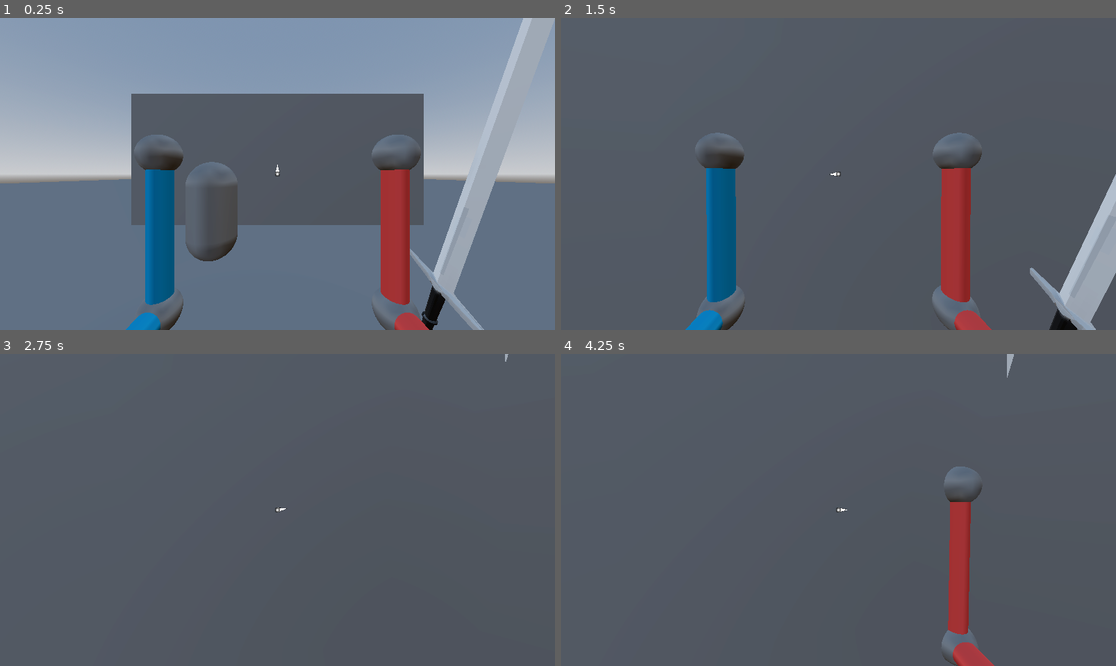
Above: before the commit, frames 1-4 (two rows, left to right).
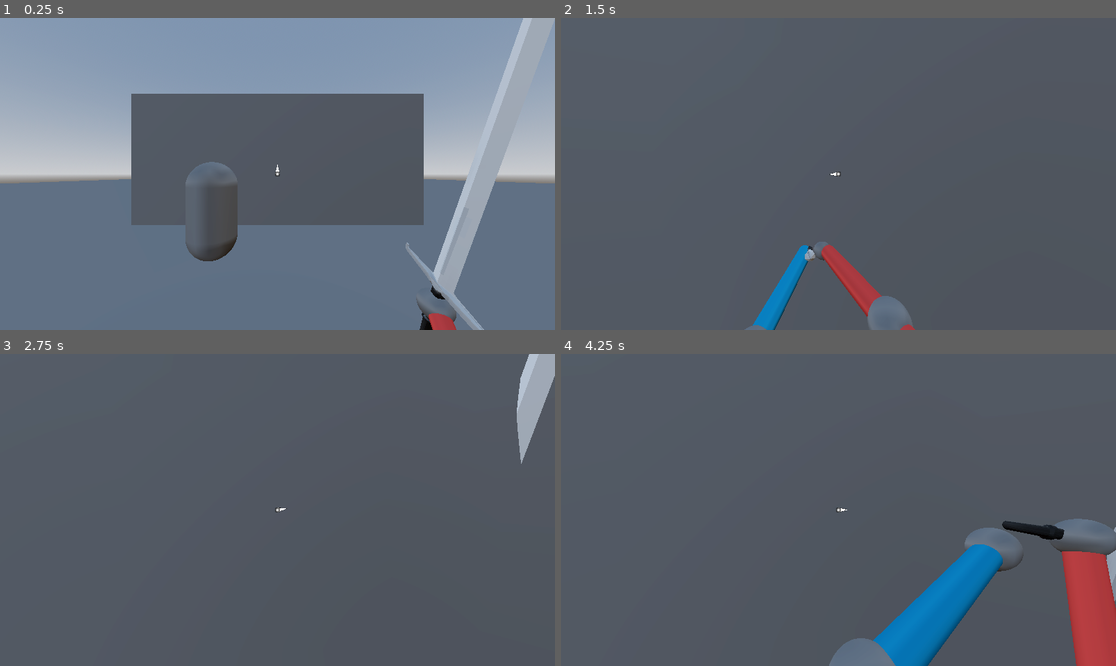
Above: after the commit, the same moments.

Repository: NoseCat/SwordPlay
Game: Godot game, scene res://Basic/level.tscn
Same seed, same stepped clock (60 frames per second), same inputs: the game is played once before the commit and once after it.
Inputs (mouse positions are in pixels of both pictures, inside the frame that each line leads up to):
- Up to frame 1 (0.25 s): no input
- Up to frame 2 (1.5 s): tap Enter (ui_accept) at 0.5, 0.77 s; move the mouse to (866, 174) at 0.52 s; hold Up (ui_up) from 0.53 s (still down); click (866, 174) at 0.6 s; move the mouse to (810, 174) at 1.27 s; click (810, 174) at 1.35 s
- Up to frame 3 (2.75 s): keep holding Up (ui_up); tap Enter (ui_accept) at 1.52 s; move the mouse to (288, 503) at 2.02 s; click (288, 503) at 2.1 s
- Up to frame 4 (4.25 s): keep holding Up (ui_up); tap Enter (ui_accept) at 2.75, 3.02, 3.5, 3.77 s; move the mouse to (832, 516) at 2.77 s; click (832, 516) at 2.85 s; move the mouse to (877, 513) at 3.52 s; click (877, 513) at 3.6 s

The runs differ from the first frame. In frame 1, 6.4% of the frame differs, in the area x 22-83%, y 37-100%; in frame 2, 12%, in the area x 22-100%, y 36-100%; in frame 3, 1.4%; in frame 4, 11%.
Error before the commit: Parse Error: Preload file "res://blood_spatter.tscn" does not exist. (res://Sword/sword.gd:56)

Commit message:
sword-rewrite

Diff:
--- a/Blood/blood_spatter_mesh.gd
+++ b/Blood/blood_spatter_mesh.gd
@@ -43,7 +43,7 @@
 	var mat := get_surface_override_material(0)
 	if mat == null or not (mat is ShaderMaterial):
 		mat = ShaderMaterial.new()
-		mat.shader = preload("res://blood.gdshader")
+		mat.shader = preload("res://Blood/blood.gdshader")
 		set_surface_override_material(0, mat)
 
 	var count := randi_range(min_points, max_points) if randomize_count else point_count
--- a/StateMachine/State.gd
+++ b/StateMachine/State.gd
@@ -2,6 +2,7 @@
 extends RefCounted
 
 var name: String
+func init() -> void: pass
 func enter() -> void: pass
 func exit() -> void: pass
 func process(delta: float) -> void: pass
--- a/StateMachine/StateMachine.gd
+++ b/StateMachine/StateMachine.gd
@@ -16,6 +16,7 @@
 	state.name = _name
 	states[state.name] = state
 	state.host = host
+	state.init()
 
 func add(state: State):
 	add_state(state, state.get_script().get_global_name())
--- a/Sword/states/SwordIdle.gd
+++ b/Sword/states/SwordIdle.gd
@@ -2,10 +2,7 @@
 extends State
 
 func enter():
-	host.swing_angle = 0.0
-
-	host.local_q = host.idle_q
-	host.sword_transform = host.idle_pos.transform
+	pass
 
 func process(_delta: float):
 	if Input.is_action_just_pressed("LMB"):
--- a/Sword/states/SwordSwing.gd
+++ b/Sword/states/SwordSwing.gd
@@ -1,14 +1,16 @@
-# SwordSwing.gd
 class_name SwordSwing
 extends State
 
 func enter():
-	host.sword_transform = host.swing_pos.transform
+	host.pivot_q = host.pivot_swing_q
+	host.sword_t = host.sword_swing_t #need guarantee proper transform
 	host.swing_angle = 0.0
+	host.stop_anims()
 
 func process(delta: float):
-	host.local_q = host.swing_dir_q * Quaternion(Vector3.UP, host.swing_angle)
+	host.swing_angle += host.swing_speed * delta
 
-	host.swing_angle += host.swing_speed * delta
+	host.pivot_q = host.pivot_swing_q * Quaternion(Vector3.UP, host.swing_angle)
+
 	if host.swing_angle >= host.max_swing_angle:
 		machine.change("SwordWinddown")
--- a/Sword/states/SwordWinddown.gd
+++ b/Sword/states/SwordWinddown.gd
@@ -1,22 +1,22 @@
 class_name SwordWinddown
 extends State
 
-var interp_t := 0.0
-
-var swing_left_q: Quaternion = Quaternion() #left as in leave
-var swing_left_sword_t: Transform3D = Transform3D()
+func init() -> void:
+	host.winddown_timer.timeout.connect(_on_winddown_done)
 
 func enter():
-	interp_t = 0.0
-	host.sword_transform = host.swing_pos.transform
-	swing_left_q = host.local_q #not exactly
-	swing_left_sword_t = host.sword_transform
+	host.tween_pivot(host.pivot_idle_q, host.winddown_anim_time)
+	host.tween_sword(host.sword_idle_t, host.winddown_anim_time)
+
+	host.swing_angle = 0.0
+	host.winddown_timer.start()
+
 
 func process(delta: float):
-	interp_t += delta
-	var k = clamp(interp_t / host.winddown_time, 0.0, 1.0)
-	host.local_q = swing_left_q.slerp(host.idle_q, k)
-	host.sword_transform = swing_left_sword_t.interpolate_with(host.idle_pos.transform, k)
+	pass
 
-	if interp_t >= host.winddown_time:
-		machine.change("SwordIdle")
+func exit() -> void:
+	host.winddown_timer.stop()
+
+func _on_winddown_done():
+	change("SwordIdle")
--- a/Sword/states/SwordWindup.gd
+++ b/Sword/states/SwordWindup.gd
@@ -2,26 +2,23 @@
 class_name SwordWindup
 extends State
 
-var interp_t := 0.0
+func init() -> void:
+	host.windup_timer.timeout.connect(_on_windup_done)
 
 func enter():
-	var crosshair_angle = host.crosshair.get_direction().angle_to(Vector2.RIGHT)
-	host.swing_dir_q = Quaternion(Vector3.FORWARD, -crosshair_angle).normalized()
+	#anims
+	host.tween_pivot(host.pivot_swing_q, host.windup_anim_time)
+	host.tween_sword(host.sword_swing_t, host.windup_anim_time)
+	host.animate("wind", host.windup_time)
 
-	interp_t = 0.0 #starting pos, drop to idle
-	host.local_q = Quaternion.IDENTITY
-	host.sword_transform = host.idle_pos.transform
-
-	#anim takes priority over code driven changes
-	var anim = host.anim_player.get_animation("wind")
-	var speed = anim.length / host.windup_time
-	host.anim_player.play("wind", -1.0, speed, false)
+	#logic
+	host.windup_timer.start(host.windup_time)
 
 func process(delta: float):
-	interp_t += delta
-	var k = clamp(interp_t / host.windup_time, 0.0, 1.0) #interp gets normalized with time
-	host.local_q = Quaternion.IDENTITY.slerp(host.swing_dir_q, k)
-	host.sword_transform = host.idle_pos.transform.interpolate_with(host.swing_pos.transform, k)
+	pass
 
-	if interp_t >= host.windup_time:
-		machine.change("SwordSwing")
+func exit() -> void:
+	host.windup_timer.stop()
+
+func _on_windup_done():
+	machine.change("SwordSwing")
--- a/Sword/sword.gd
+++ b/Sword/sword.gd
@@ -7,30 +7,37 @@
 @export var swing_speed := 5.0
 @export_custom(PROPERTY_HINT_NONE, "radians_as_degrees") var max_swing_angle := deg_to_rad(150)
 
-#const
+#const parts
 @export var sword : Node3D
 @export var right_hand_rest_pos : Marker3D
 @export var left_hand_rest_pos : Marker3D
+@export var anim_player: AnimationPlayer
+@export var windup_timer: Timer
+@export var winddown_timer: Timer
 
-#parts
+#interaction nodes
 @export var camera: Node3D
 @export var crosshair: Control
 
 #anim
-@onready var idle_pos: Node3D = $IdleTransform
-@export var idle_q: Quaternion = Quaternion()
-@onready var swing_pos: Node3D = $SwingTransform
-@onready var anim_player = $AnimationPlayer
+@onready var pivot_idle_q: Quaternion = Quaternion()
+@onready var sword_idle_t: Transform3D = $IdleTransform.transform
+@onready var sword_swing_t: Transform3D = $SwingTransform.transform
+@export var windup_anim_time: float
+@export var winddown_anim_time: float
 
-var local_q := Quaternion()
-@onready var sword_transform = sword.transform
-
+#variables
+var pivot_q := self.quaternion
+@onready var sword_t = sword.transform
 var state: StateMachine
 
-var swing_dir_q := Quaternion() # swing axis
-var swing_angle := 0.0
+var pivot_swing_q := Quaternion()
+var swing_angle := 0.0 # how far are we into swing
 
 func _ready() -> void:
+	windup_timer.wait_time = windup_time
+	winddown_timer.wait_time = winddown_time
+
 	state = StateMachine.new(self) #creating state machine with this object as a host
 	state.add(SwordIdle.new())
 	state.add(SwordWindup.new())
@@ -40,20 +47,53 @@
 
 func _process(delta: float) -> void:
 	state.process(delta)
+	apply_pose()
 
+func apply_pose() -> void:
 	var camera_q = (Quaternion(Vector3.UP, camera.rotation.y) * Quaternion(Vector3.RIGHT, camera.rotation.x))
-	quaternion = camera_q * local_q
-	sword.transform = sword_transform
+	quaternion = camera_q * pivot_q
+	sword.transform = sword_t
 
 func attack() -> void:
+	var crosshair_angle = crosshair.get_direction().angle_to(Vector2.RIGHT)
+	pivot_swing_q = Quaternion(Vector3.FORWARD, -crosshair_angle).normalized()
+
 	state.change("SwordWindup")
 
 func stop_swing() -> void:
-	state.change("SwordWinddown") #temporary
+	pass
+	#state.change("SwordWinddown") #temporary
 
+var pivot_tween: Tween
+var sword_tween: Tween
+
+#anim
+func tween_pivot(target: Quaternion,time: float, trans := Tween.TRANS_LINEAR, tween_ease := Tween.EASE_IN_OUT):
+	if pivot_tween: pivot_tween.kill()
+	pivot_tween = create_tween()
+	pivot_tween.tween_property(self, "pivot_q", target, time).set_trans(trans).set_ease(tween_ease)
+
+func tween_sword(target: Transform3D, time: float, trans := Tween.TRANS_LINEAR, tween_ease := Tween.EASE_IN_OUT):
+	if sword_tween: sword_tween.kill()
+	sword_tween = create_tween()
+	sword_tween.tween_property(self, "sword_t", target, time).set_trans(trans).set_ease(tween_ease)
+
+func animate(anim_name: StringName, time := 1.0, blend := 0.0):
+	var speed := 1.0
+	speed = anim_player.get_animation(anim_name).length / time
+
+	anim_player.play(anim_name, blend, speed)
+
+func stop_anims() -> void:
+	if pivot_tween: pivot_tween.kill()
+	if sword_tween: sword_tween.kill()
+	if anim_player.is_playing(): anim_player.stop(true)
+
+
+#signals
 func _on_blade_area_entered(area: Area3D) -> void:
 	if area.get_collision_layer_value(2):
-		var packed_scene = preload("res://blood_spatter.tscn")
+		var packed_scene = preload("res://Blood/blood_spatter.tscn")
 		var instance = packed_scene.instantiate()
 		add_child(instance)
 		var col = $SwordGrip/Blade/RayCast3D.get_collision_point()
--- a/Sword/sword.tscn
+++ b/Sword/sword.tscn
@@ -123,12 +123,18 @@
 [sub_resource type="BoxShape3D" id="BoxShape3D_b26j0"]
 size = Vector3(0.12034607, 0.06317139, 1.3633881)
 
-[node name="SwordCenter" type="Marker3D" unique_id=1544335584 node_paths=PackedStringArray("sword", "right_hand_rest_pos", "left_hand_rest_pos")]
+[node name="SwordCenter" type="Marker3D" unique_id=1544335584 node_paths=PackedStringArray("sword", "right_hand_rest_pos", "left_hand_rest_pos", "anim_player", "windup_timer", "winddown_timer")]
 rotation_edit_mode = 1
 script = ExtResource("1_1pljr")
+winddown_time = 0.5
 sword = NodePath("SwordGrip")
 right_hand_rest_pos = NodePath("SwordGrip/RightHandRest")
 left_hand_rest_pos = NodePath("SwordGrip/LeftHandRest")
+anim_player = NodePath("AnimationPlayer")
+windup_timer = NodePath("WindupTime")
+winddown_timer = NodePath("WinddownTime")
+windup_anim_time = 0.5
+winddown_anim_time = 0.7
 
 [node name="IdleTransform" type="Marker3D" parent="." unique_id=1672505267]
 transform = Transform3D(-0.16160373, -0.9868557, -4.035185e-08, -0.26372558, 0.043186735, -0.9636305, 0.9509642, -0.15572628, -0.26723823, 0.558, -0.06, -0.531)
@@ -143,7 +149,7 @@
 libraries/ = SubResource("AnimationLibrary_b26j0")
 
 [node name="SwordGrip" type="Marker3D" parent="." unique_id=2126800679]
-transform = Transform3D(-0.16160353, -0.9868546, -4.0351853e-08, -0.26372522, 0.04318669, -0.9636306, 0.95096296, -0.15572612, -0.26723826, 0.558, -0.06, -0.531)
+transform = Transform3D(-0.16160351, -0.98685455, -4.0351853e-08, -0.26372522, 0.043186687, -0.9636306, 0.9509629, -0.1557261, -0.26723826, 0.558, -0.06, -0.531)
 rotation_edit_mode = 1
 
 [node name="Sword" parent="SwordGrip" unique_id=1316770815 instance=ExtResource("2_1wdf2")]
@@ -170,6 +176,12 @@
 [node name="LeftHandRest" type="Marker3D" parent="SwordGrip" unique_id=582286006]
 transform = Transform3D(1, 0, 0, 0, 1, 0, 0, 0, 1, 0, 0, 0.23)
 
+[node name="WindupTime" type="Timer" parent="." unique_id=1192868703]
+one_shot = true
+
+[node name="WinddownTime" type="Timer" parent="." unique_id=311866389]
+one_shot = true
+
 [connection signal="animation_finished" from="AnimationPlayer" to="." method="_on_animation_player_animation_finished"]
 [connection signal="area_entered" from="SwordGrip/Blade" to="." method="_on_blade_area_entered"]
 [connection signal="body_entered" from="SwordGrip/Blade" to="." method="_on_blade_body_entered"]
Not shown, changed: notes
